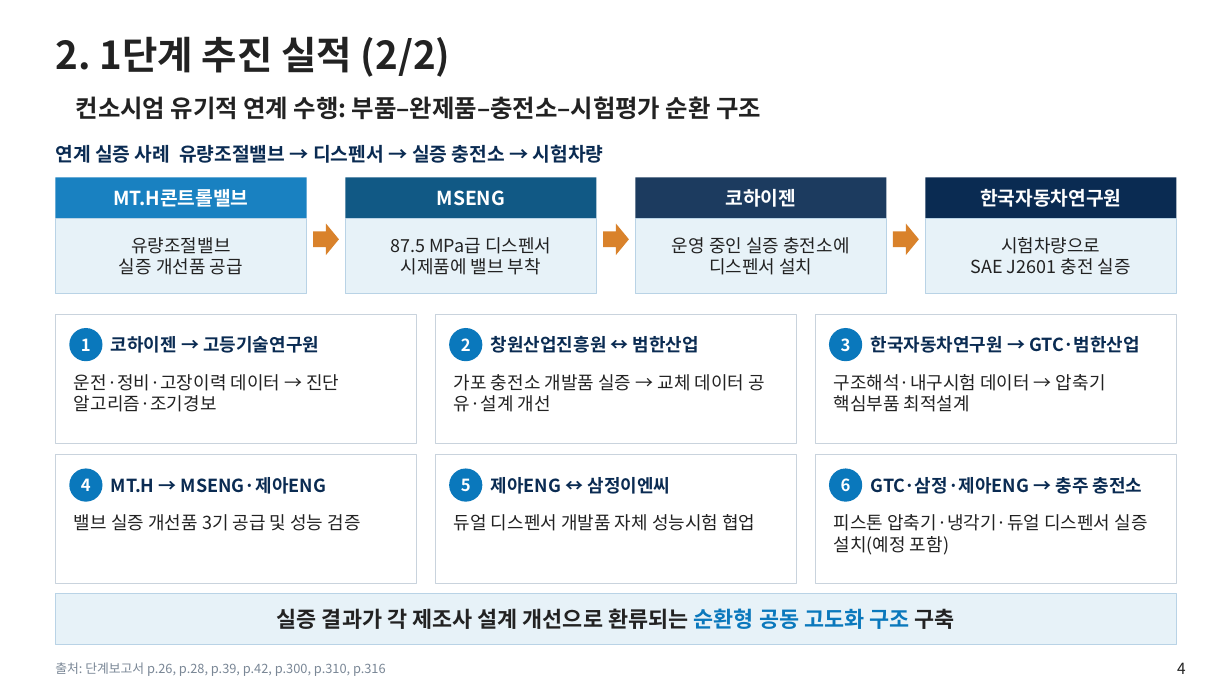
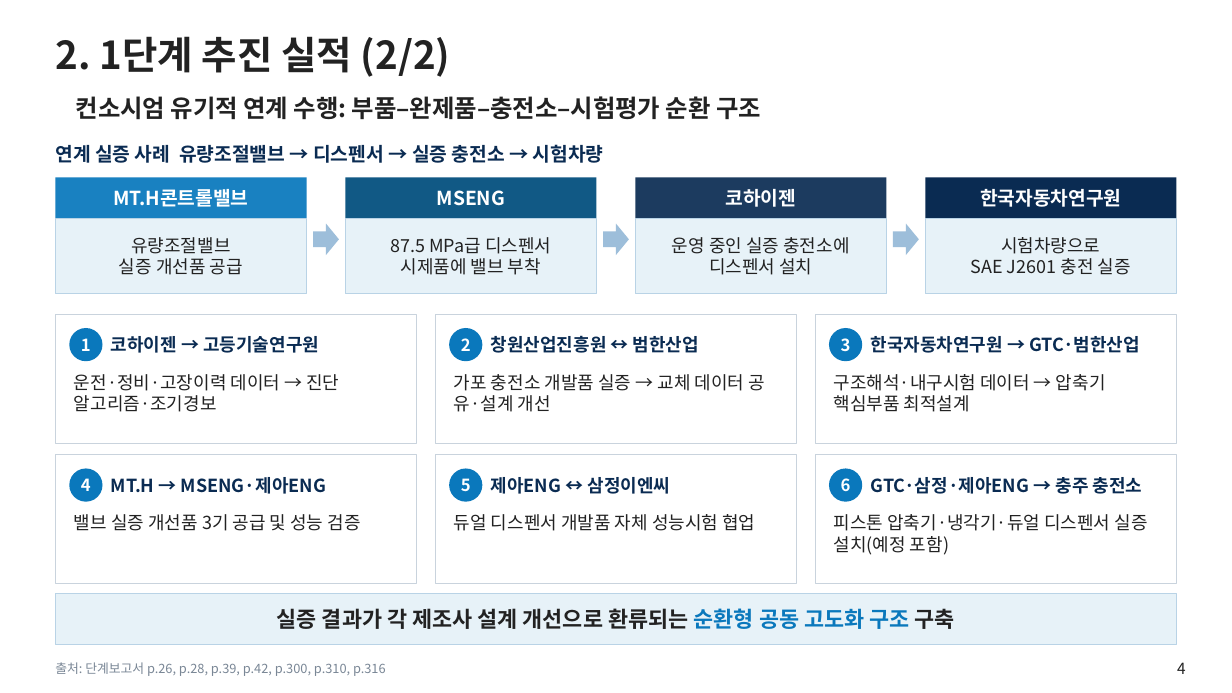
Before and after one commit to jungdw180-debug/h2, a slide deck: slide 4 of slides/1단계_단계평가_현장평가판.pptx. Drawn at 1232x693 pixels with LibreOffice and Linux fonts; fonts in the diff are those of the drawing; background and template pictures are left out. Boxes give left, top, right and bottom in pixels: in the first picture for what was removed or moved away, otherwise in the second. Text is boxed around its words. In the diff, an @@ line names an element or a change of style, - is before the commit and + after.

```diff
--- a/slides/1단계_단계평가_현장평가판.pptx
+++ b/slides/1단계_단계평가_현장평가판.pptx
@@ fill #D9822B to #9DBEDA in 3 elements at box(313, 224, 339, 255), box(604, 224, 629, 255), box(893, 224, 919, 255) @@
```
Also in this commit, not shown: 1 other slide changed, 8 other files.
